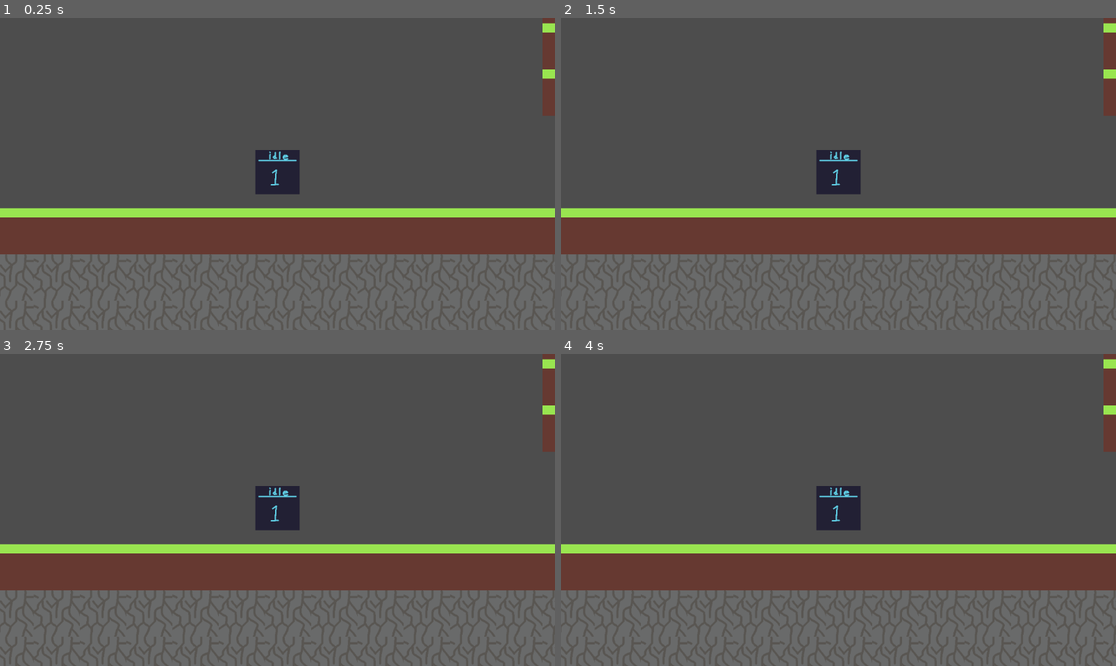
Above: before the commit, frames 1-4 (two rows, left to right).
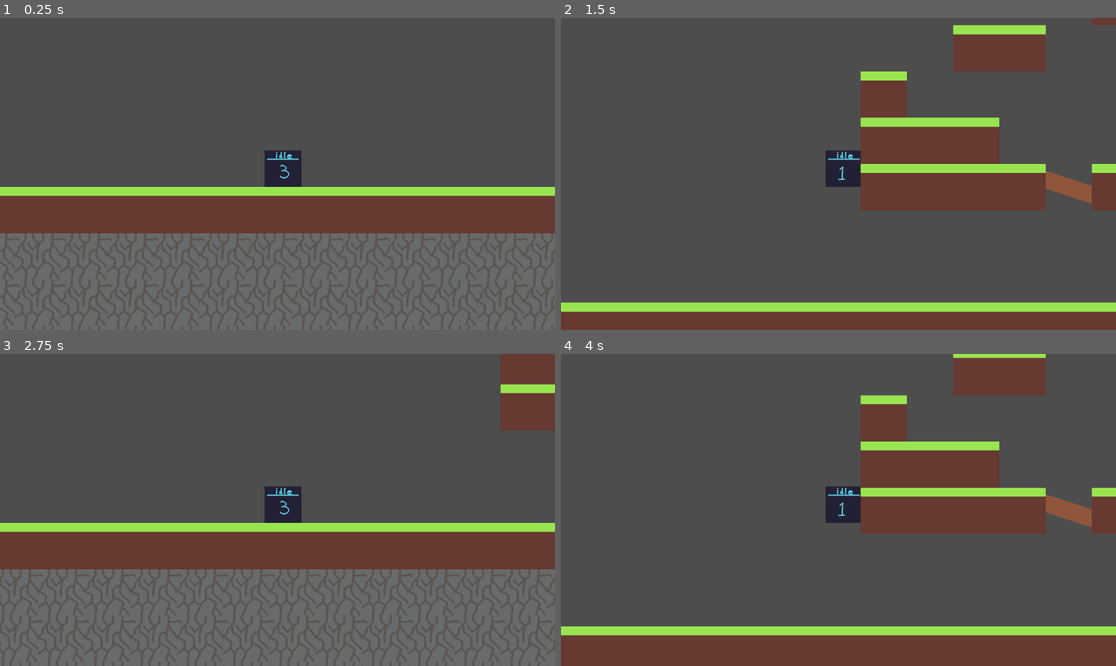
Above: after the commit, the same moments.

Repository: JSilva95307/GodotTechDemo
Game: Godot game, scene res://Scenes/level_1.tscn
Same seed, same stepped clock (60 frames per second), same inputs: the game is played once before the commit and once after it. Before the commit the project has no main scene; this scene is started directly in both runs.
Inputs:
- Up to frame 1 (0.25 s): no input
- Up to frame 2 (1.5 s): tap Enter (ui_accept) at 0.5, 0.6, 0.77, 1.07, 1.35 s; hold Right (ui_right) from 0.53 s (still down)
- Up to frame 3 (2.75 s): tap Enter (ui_accept) at 1.52, 1.82, 2.1 s; release Right (ui_right) at 2.03 s; hold Left (ui_left) from 2.03 s (still down)
- Up to frame 4 (4 s): release Left (ui_left) at 2.78 s; hold Right (ui_right) from 2.78 s (still down); tap Enter (ui_accept) at 2.85, 3.02, 3.32, 3.6, 3.77 s

The runs differ from the first frame. In frame 1, 18% of the frame differs, in the area x 0-100%, y 0-76%; in frame 2, 49%; in frame 3, 19%; in frame 4, 49%, in the area x 0-100%, y 0-100%.

Commit message:
Player Movement
Painted the tiles to have correct collision, and I added movement to the player, very rudimentary and basic for now, but it works.

Diff:
--- a/Scenes/Player.tscn
+++ b/Scenes/Player.tscn
@@ -1,6 +1,7 @@
-[gd_scene load_steps=8 format=3 uid="uid://cqs05ujvangep"]
+[gd_scene load_steps=9 format=3 uid="uid://cqs05ujvangep"]
 
 [ext_resource type="Texture2D" uid="uid://bvuule5hgryv5" path="res://Assets/Sprites/PlayerPlaceholder.png" id="1_657yn"]
+[ext_resource type="Script" path="res://Scenes/player.gd" id="1_mm5sl"]
 
 [sub_resource type="AtlasTexture" id="AtlasTexture_n8phq"]
 atlas = ExtResource("1_657yn")
@@ -34,19 +35,25 @@
 "texture": SubResource("AtlasTexture_nkk0j")
 }],
 "loop": true,
-"name": &"default",
+"name": &"Idle",
 "speed": 5.0
 }]
 
 [sub_resource type="CircleShape2D" id="CircleShape2D_ycu3h"]
 
 [node name="CharacterBody2D" type="CharacterBody2D"]
+position = Vector2(0, -47)
 scale = Vector2(4.64, 4.64)
+script = ExtResource("1_mm5sl")
 
 [node name="AnimatedSprite2D" type="AnimatedSprite2D" parent="."]
 position = Vector2(3.57628e-07, -0.999999)
 scale = Vector2(0.171875, 0.171875)
 sprite_frames = SubResource("SpriteFrames_d4qud")
+animation = &"Idle"
+autoplay = "Idle"
+frame_progress = 0.845165
 
 [node name="CollisionShape2D" type="CollisionShape2D" parent="."]
+position = Vector2(0, -0.215517)
 shape = SubResource("CircleShape2D_ycu3h")
--- a/Scenes/level_1.tscn
+++ b/Scenes/level_1.tscn
@@ -8,28 +8,36 @@
 separation = Vector2i(1, 1)
 texture_region_size = Vector2i(128, 128)
 0:0/0 = 0
+0:0/0/physics_layer_0/polygon_0/points = PackedVector2Array(-64, -64, 64, -64, 64, 64, -64, 64)
 1:0/0 = 0
+1:0/0/physics_layer_0/polygon_0/points = PackedVector2Array(-64, -64, 64, -64, 64, 64, -64, 64)
 2:0/0 = 0
+2:0/0/physics_layer_0/polygon_0/points = PackedVector2Array(-64, -64, 64, -64, 64, 64, -64, 64)
 0:1/0 = 0
 1:1/0 = 0
 2:1/0 = 0
+2:1/0/physics_layer_0/polygon_0/points = PackedVector2Array(-64, -46, 64, -4.5, 64, 47.5, -64, 5)
 0:2/0 = 0
+0:2/0/physics_layer_0/polygon_0/points = PackedVector2Array(-64, -4, 64, -4.5, 64, 47.5, -64, 48)
 1:2/0 = 0
+1:2/0/physics_layer_0/polygon_0/points = PackedVector2Array(-64, -4, 64, -48, 64, 4, -64, 48)
 
 [sub_resource type="TileSet" id="TileSet_ruwgd"]
 tile_size = Vector2i(128, 128)
+physics_layer_0/collision_layer = 1
 sources/0 = SubResource("TileSetAtlasSource_lelxj")
 
 [node name="Level 1" type="Node2D"]
 
-[node name="Player Body" parent="." instance=ExtResource("1_tpfrc")]
-position = Vector2(291, 161)
-scale = Vector2(5.6, 5.6)
+[node name="PlayerCharacter" parent="." instance=ExtResource("1_tpfrc")]
+position = Vector2(319, 230)
 
-[node name="Player Camera" type="Camera2D" parent="Player Body"]
-position = Vector2(1.19209e-07, 5.96046e-08)
+[node name="Player Camera" type="Camera2D" parent="PlayerCharacter"]
+position = Vector2(-3.23275, 2.15517)
+scale = Vector2(1.2069, 1.2069)
 zoom = Vector2(0.75, 0.75)
 
 [node name="TileMapLayer" type="TileMapLayer" parent="."]
+position = Vector2(88, 44)
 tile_map_data = PackedByteArray("AAACAAIAAAAAAAAAAAADAAIAAAAAAAAAAAABAAIAAAAAAAAAAAAAAAIAAAAAAAAAAAD//wIAAAAAAAAAAAD+/w …(6560 unchanged characters)…
 tile_set = SubResource("TileSet_ruwgd")
--- /dev/null
+++ b/Scenes/player.gd
@@ -0,0 +1,25 @@
+extends CharacterBody2D
+
+
+const SPEED = 1000.0
+const JUMP_VELOCITY = -800.0
+
+
+func _physics_process(delta: float) -> void:
+	# Add the gravity.
+	if not is_on_floor():
+		velocity += get_gravity() * delta
+
+	# Handle jump.
+	if Input.is_action_just_pressed("ui_accept") and is_on_floor():
+		velocity.y = JUMP_VELOCITY
+
+	# Get the input direction and handle the movement/deceleration.
+	# As good practice, you should replace UI actions with custom gameplay actions.
+	var direction := Input.get_axis("ui_left", "ui_right")
+	if direction:
+		velocity.x = direction * SPEED
+	else:
+		velocity.x = move_toward(velocity.x, 0, SPEED)
+
+	move_and_slide()
--- a/project.godot
+++ b/project.godot
@@ -11,5 +11,6 @@
 [application]
 
 config/name="Godot Tech Demo"
+run/main_scene="res://Scenes/level_1.tscn"
 config/features=PackedStringArray("4.3", "Forward Plus")
 config/icon="res://icon.svg"
